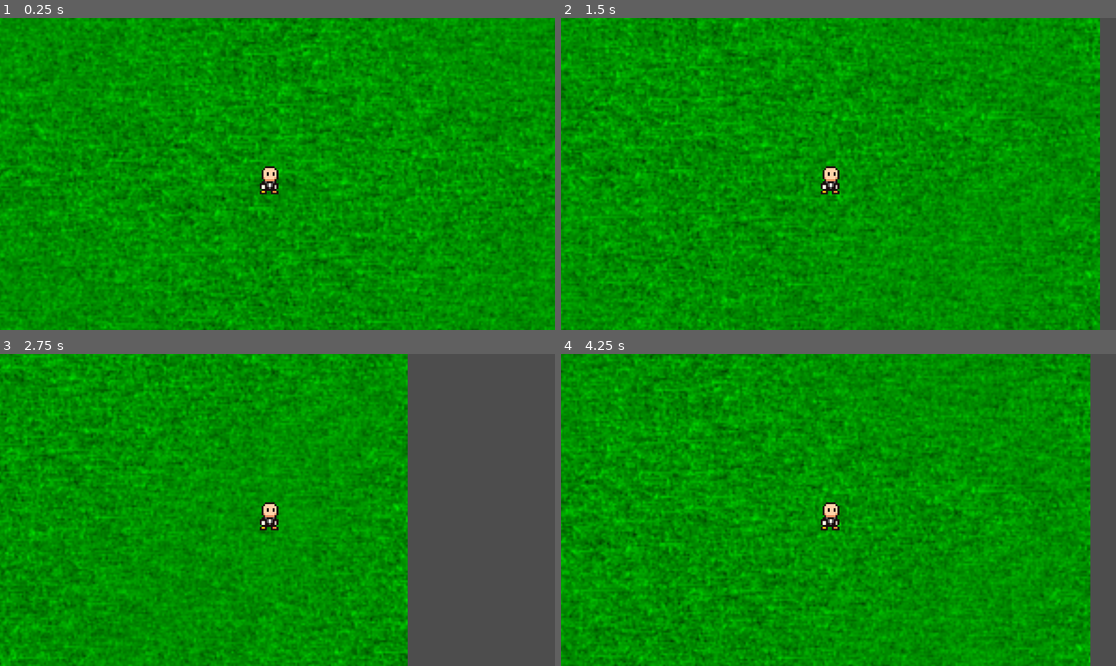
Above: before the commit, frames 1-4 (two rows, left to right).
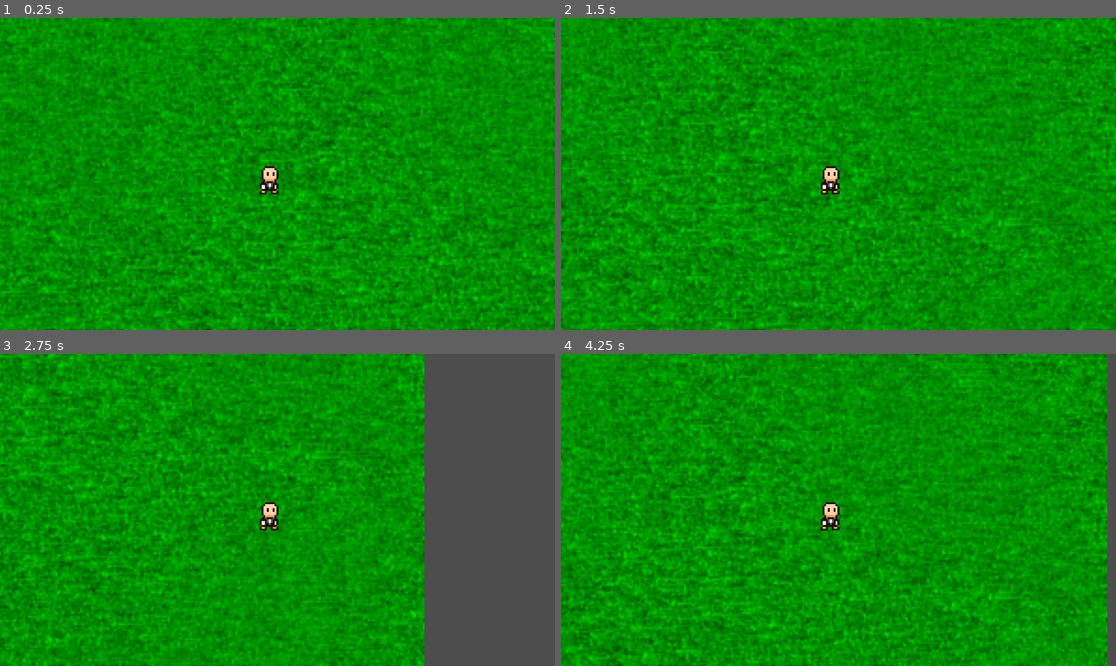
Above: after the commit, the same moments.

Repository: ZachDNichols/DinosaurGame
Game: Godot game, scene res://Scenes/Level.tscn
Same seed, same stepped clock (60 frames per second), same inputs: the game is played once before the commit and once after it.
Inputs:
- Up to frame 1 (0.25 s): no input
- Up to frame 2 (1.5 s): tap Enter at 0.5 s; hold Right (ui_right) 0.53-1.28 s; hold Down (ui_down) from 1.28 s (still down)
- Up to frame 3 (2.75 s): release Down (ui_down) at 2.03 s; hold Right (ui_right) from 2.03 s (still down)
- Up to frame 4 (4.25 s): release Right (ui_right) at 2.78 s; hold Up (ui_up) 2.78-3.53 s; hold Left (ui_left) from 3.53 s (still down)

The runs differ from the first frame. In frame 1, 29% of the frame differs, in the area x 0-100%, y 0-100%; in frame 2, 32%; in frame 3, 24%; in frame 4, 31%.

Commit message:
Direction player facing determined

Diff:
--- a/Game/Scenes/Level.tscn
+++ b/Game/Scenes/Level.tscn
@@ -9,3 +9,4 @@
 texture = ExtResource("1_rju1p")
 
 [node name="CharacterBody2D" parent="." instance=ExtResource("2_5ft71")]
+position = Vector2(-9, -57)
--- a/Game/Scenes/Player.tscn
+++ b/Game/Scenes/Player.tscn
@@ -1,6 +1,6 @@
-[gd_scene load_steps=4 format=3 uid="uid://b6jm2lqhud5y1"]
+[gd_scene load_steps=4 format=3 uid="uid://btegbv6g6si0p"]
 
-[ext_resource type="Script" path="res://Player.gd" id="1_y5u2p"]
+[ext_resource type="Script" path="res://Scripts/Player.gd" id="1_kvays"]
 [ext_resource type="Texture2D" uid="uid://bb1prl7xpshoq" path="res://Assets/Sprites/Temp/Tuxedo.png" id="2_wkhwf"]
 
 [sub_resource type="RectangleShape2D" id="RectangleShape2D_7r070"]
@@ -8,7 +8,7 @@
 
 [node name="CharacterBody2D" type="CharacterBody2D"]
 motion_mode = 1
-script = ExtResource("1_y5u2p")
+script = ExtResource("1_kvays")
 
 [node name="CollisionShape2D" type="CollisionShape2D" parent="."]
 position = Vector2(-4.5, 5.5)
--- a/Game/Player.gd
+++ b/Game/Scripts/Player.gd
@@ -1,7 +1,16 @@
 extends CharacterBody2D
 
+class_name Player
+
+enum Direction{
+	Up,
+	Left,
+	Right,
+	Down,
+}
 
 const SPEED = 100.0
+var direction = Direction.Down
 
 func _physics_process(delta):
 	movePlayer()
@@ -22,4 +31,17 @@
 
 	velocity = velocity.normalized() * SPEED
 
+	setDirection(velocity)
+	print(Direction.keys()[direction])
+
 	move_and_slide()
+
+func setDirection(velocity):
+	if velocity.y > 0 and velocity.x == 0:
+		direction = Direction.Down
+	elif velocity.y < 0 and velocity.x == 0:
+		direction = Direction.Up
+	elif velocity.y == 0 and velocity.x > 0:
+		direction = Direction.Right
+	elif velocity.y == 0 and velocity.x < 0:
+		direction = Direction.Left
Not shown: 1 places in Game/Scenes/Level.tscn that only renumber resources
